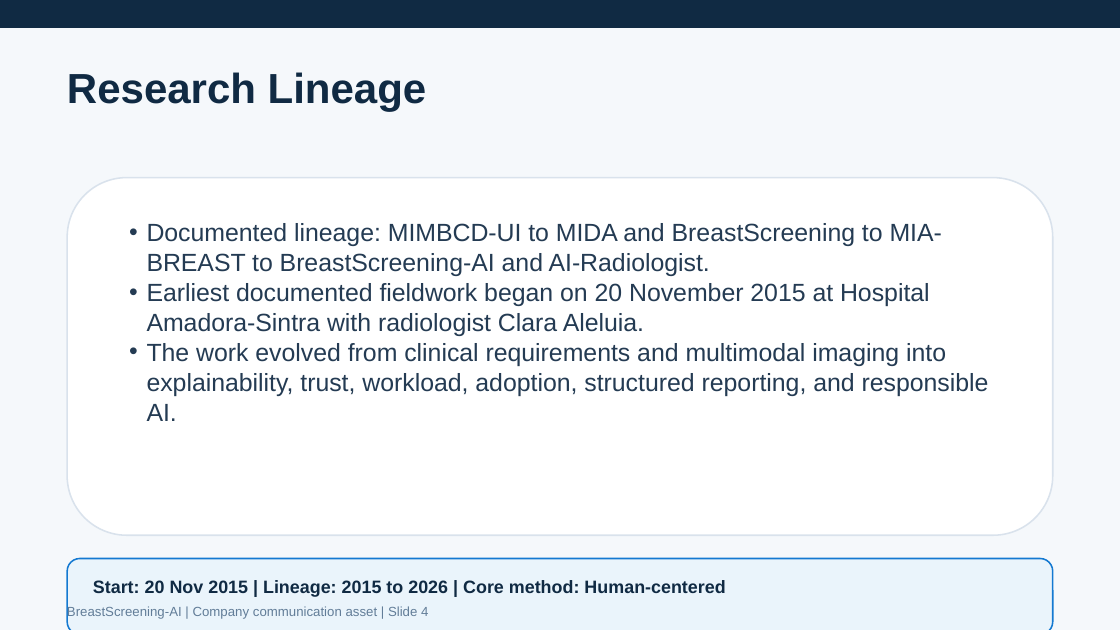
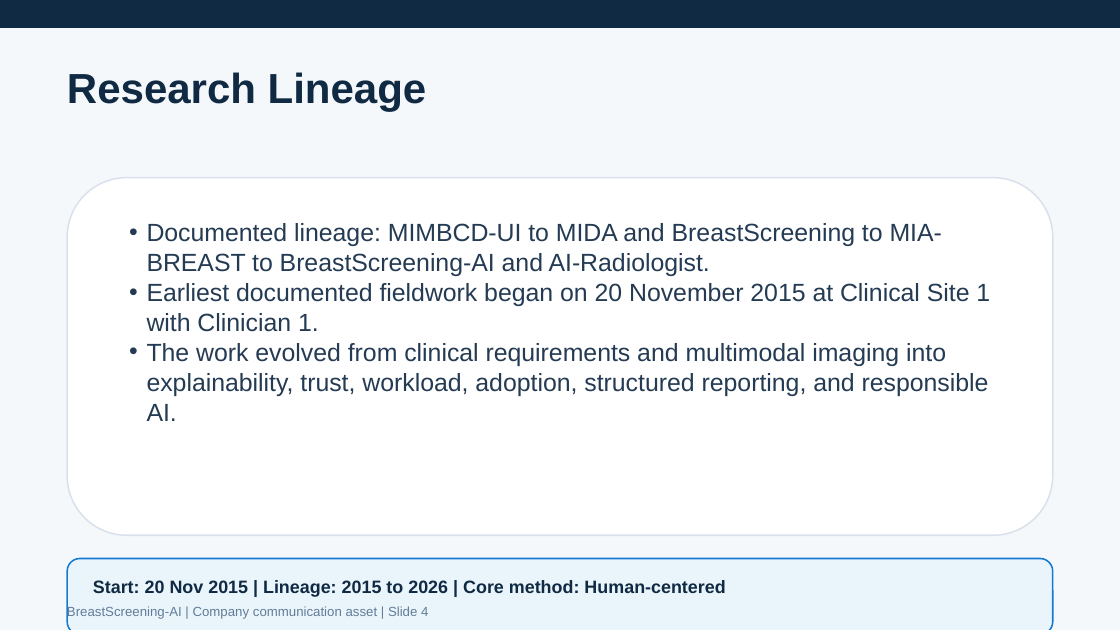
Before and after one commit to BreastScreeningAI/breastscreeningai.github.io, a slide deck: slide 4 of media/reports/generated/breastscreeningai_ir_presentation_2026.pptx. Drawn at 1120x630 pixels with LibreOffice and Linux fonts; fonts in the diff are those of the drawing. Boxes give left, top, right and bottom in pixels: in the first picture for what was removed or moved away, otherwise in the second. Text is boxed around its words. In the diff, an @@ line names an element or a change of style, - is before the commit and + after.

```diff
--- a/media/reports/generated/breastscreeningai_ir_presentation_2026.pptx
+++ b/media/reports/generated/breastscreeningai_ir_presentation_2026.pptx
@@ text in rounded rectangle at bbox=[147, 283, 990, 332]: text changed @@
-• Earliest documented fieldwork began on 20 November 2015 at Hospital Amadora-Sintra with radiologist Clara Aleluia.
+• Earliest documented fieldwork began on 20 November 2015 at Clinical Site 1 with Clinician 1.
```
Also in this commit, not shown: 3 other slides changed, 6 other files.
